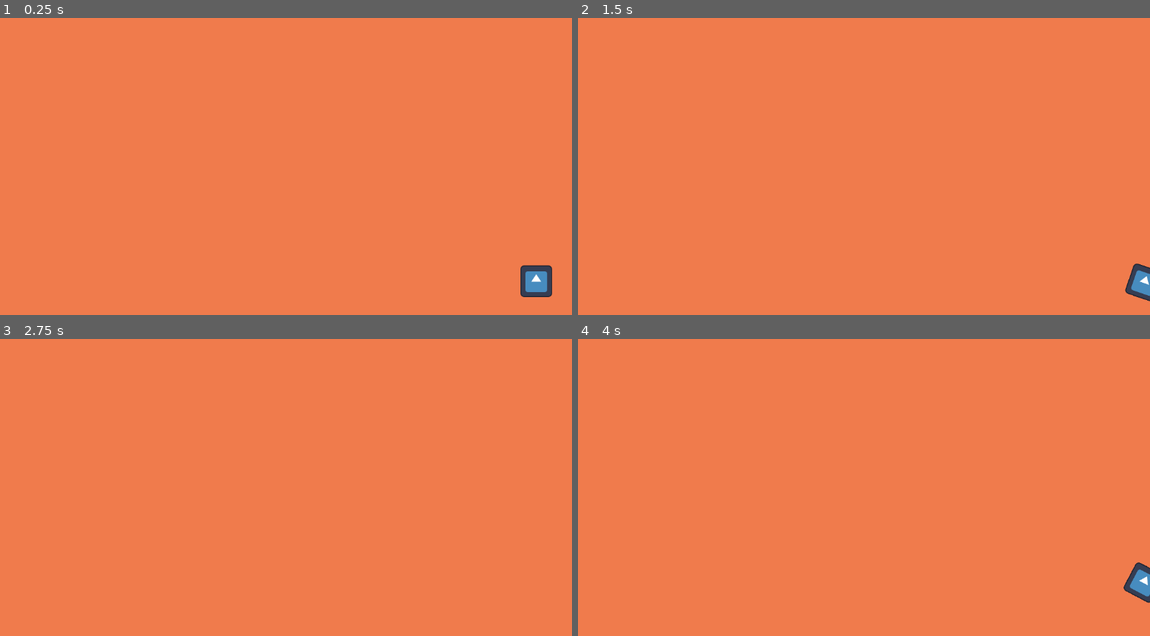
Above: before the commit, frames 1-4 (two rows, left to right).
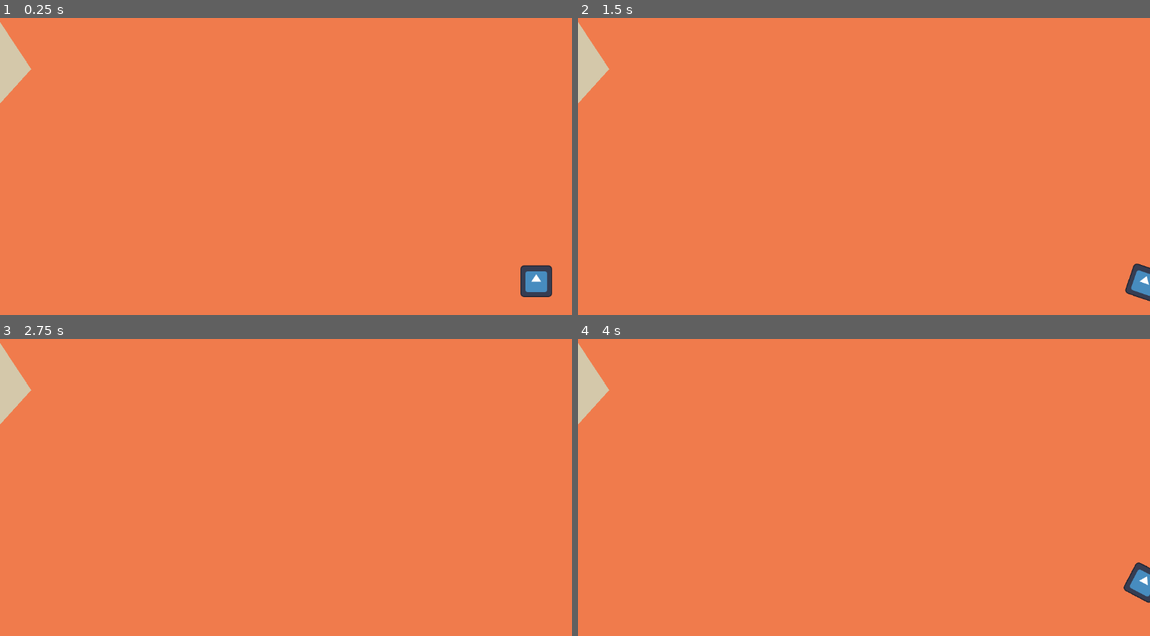
Above: after the commit, the same moments.

Repository: EnesCoder/Microscale
Game: Godot game, scene res://game.tscn
The game is run twice, just before and just after one commit, with the same random seed, the same clock (stepped at 60 frames per second) and the same inputs. The engine's default icon, where the game draws it, is replaced by a stand-in: a white triangle on a blue panel in a dark square.
Inputs (mouse positions are in pixels of both pictures, inside the frame that each line leads up to):
- Up to frame 1 (0.25 s): no input
- Up to frame 2 (1.5 s): tap Enter at 0.5 s; move the mouse to (1115, 282) at 0.52 s; hold D (right) 0.53-1.28 s; click (1115, 282) at 0.67 s; move the mouse to (749, 184) at 1.27 s; hold S (down) from 1.28 s (still down); click (749, 184) at 1.42 s
- Up to frame 3 (2.75 s): move the mouse to (343, 419) at 2.02 s; release S (down) at 2.03 s; hold D (right) from 2.03 s (still down); click (343, 419) at 2.17 s
- Up to frame 4 (4 s): tap Space (thrust) at 2.75 s; move the mouse to (835, 552) at 2.77 s; release D (right) at 2.78 s; hold Space (thrust) 2.78-3.53 s; click (835, 552) at 2.92 s; tap Enter at 3.5 s; move the mouse to (1035, 537) at 3.52 s; hold A (left) from 3.53 s (still down); click (1035, 537) at 3.67 s

The runs differ from the first frame. In frame 1, 0.8% of the frame differs, in the area x 0-6%, y 1-29%; in frame 2, 0.8%; in frame 3, 0.8%; in frame 4, 0.8%.

Commit message:
Danger
Added danger, if you hit a solid object too fast, than it will decrease you fragility. And fragility is also affected by your scale too. When you lose all your fragility, you are done. And also fixed a big "bug" that is about groups

Diff:
--- a/Microscale/camera.gd
+++ b/Microscale/camera.gd
@@ -13,10 +13,11 @@
 		#zoom += Vector2(380/dist.length(), 380/dist.length()) * delta
 		#if zoom.x > split_zoom_threshold:
 		#	zoomed_in = true
-		if where_to_zoom - global_position < Vector2.ONE*2:
+		if abs(where_to_zoom - global_position) < Vector2.ONE*4:
+			print("YES, IT IS ZOOMED IN PEOPLE!")
 			zoomed_in = true
 		await get_tree().create_timer(delta).timeout
-	await get_tree().create_timer(1.0).timeout
+	await get_tree().create_timer(0.6).timeout
 	while zoomed_in:
 		global_position = lerp(global_position, initial_pos, delta*(dist.length()/200))
 		#zoom -= Vector2(2, 2) * delta
--- /dev/null
+++ b/Microscale/dead_cell_particles.tscn
@@ -0,0 +1,25 @@
+[gd_scene load_steps=2 format=3 uid="uid://buy6j7i22ls6o"]
+
+[sub_resource type="ParticleProcessMaterial" id="ParticleProcessMaterial_rxux2"]
+emission_shape = 1
+emission_sphere_radius = 10.0
+particle_flag_disable_z = true
+direction = Vector3(0, 0, 0)
+spread = 180.0
+gravity = Vector3(0, 0, 0)
+initial_velocity_min = 10.0
+initial_velocity_max = 78.17
+angular_velocity_min = 10.0
+angular_velocity_max = 60.84
+orbit_velocity_min = 0.0
+orbit_velocity_max = 0.0
+linear_accel_min = 11.27
+linear_accel_max = 18.31
+scale_min = 5.0
+scale_max = 5.0
+color = Color(0.321569, 0.713726, 1, 1)
+
+[node name="GPUParticles2D" type="GPUParticles2D"]
+amount = 13
+process_material = SubResource("ParticleProcessMaterial_rxux2")
+lifetime = 0.7
--- a/Microscale/game.gd
+++ b/Microscale/game.gd
@@ -1,7 +1,29 @@
 extends Node2D
 
+var cell_group = []
+var dead_cell_particles = preload("res://dead_cell_particles.tscn")
+var create_dc_particles = false
+var dc_particles_pos : Vector2
+var dcp : GPUParticles2D
+
 func _ready():
-	Global.first_cell = get_node("Player")
+	dcp = dead_cell_particles.instantiate()
+	dcp.emitting = false
+	add_child(dcp)
 
-func _process(delta):
-	pass
+func _process(_delta):
+	for c in cell_group:
+		print(cell_group.size())
+		if c != null and c.fragility <= 0:
+			dc_particles_pos = c.global_position
+			create_dc_particles = true
+			c.remove_from_group("Player_cells")
+			c.queue_free()
+
+	if create_dc_particles:
+		dcp.global_position = dc_particles_pos
+		dcp.emitting = true
+		dcp.one_shot = true
+		await get_tree().create_timer(1.0).timeout
+		dcp.emitting = false
+		create_dc_particles = false
--- a/Microscale/game.tscn
+++ b/Microscale/game.tscn
@@ -33,7 +33,7 @@
 [node name="Game" type="Node2D"]
 script = ExtResource("1_yb2qq")
 
-[node name="Player" parent="." groups=["Player_cells"] instance=ExtResource("1_musse")]
+[node name="Player" parent="." instance=ExtResource("1_musse")]
 position = Vector2(504, 227)
 angular_damp = 20.0
 
@@ -60,6 +60,7 @@
 vertical_alignment = 1
 
 [node name="TextEdit" type="TextEdit" parent="Camera2D/SplitScalePanel"]
+layout_mode = 0
 offset_left = 87.0
 offset_top = 66.0
 offset_right = 213.0
@@ -78,4 +79,16 @@
 [node name="UIManager" type="Node" parent="."]
 script = ExtResource("4_kn80r")
 
+[node name="Obstacle" type="StaticBody2D" parent="."]
+position = Vector2(-746, -282)
+rotation = 1.28805
+metadata/_edit_group_ = true
+
+[node name="Polygon2D" type="Polygon2D" parent="Obstacle"]
+color = Color(0.831373, 0.784314, 0.666667, 1)
+polygon = PackedVector2Array(-81, 135, 59, 319, 253, 91, 303, -17, 217, -81, 143, -201, -63, -137, -161, -55, -9, -1, -217, 69)
+
+[node name="CollisionPolygon2D" type="CollisionPolygon2D" parent="Obstacle"]
+polygon = PackedVector2Array(-160, -53, -65, -137, 141, -199, 221, -76, 301, -18, 248, 100, 61, 320, -82, 132, -217, 68, -16, 0)
+
 [connection signal="pressed" from="Camera2D/SplitScalePanel/Button" to="UIManager" method="_on_button_pressed"]
--- a/Microscale/global.gd
+++ b/Microscale/global.gd
@@ -1,3 +1 @@
 extends Node
-
-var first_cell : RigidBody2D
--- a/Microscale/player.gd
+++ b/Microscale/player.gd
@@ -2,18 +2,21 @@
 
 @export var move_force = 100
 @export var thrust_force = 220
+@export var fragility = 20
+@export var harming_vel_threshold = 200
 var mouse_pos : Vector2
 var can_thrust = true
 var splitting = false
 var rotation_force : Vector2
 var mouse_in = false
 var split = false
-@onready var cell_group = get_tree().get_nodes_in_group("Player_cells")
+@onready var cell_group = get_parent().cell_group
 @onready var meant_scale = $Sprite2D.scale.x
 @onready var ui_holder = $UIHolder
+var dead_cell_particles = preload("res://dead_cell_particles.tscn")
 
 func _ready():
-	add_to_group("Player_cells")
+	get_parent().cell_group.push_back(self)
 
 	ui_holder.visible = false
 
@@ -22,6 +25,8 @@
 	var rot_rand2 = randi_range(move_force/min_force_dvdr, move_force)
 	rotation_force = Vector2(randi_range(rot_rand1, rot_rand2), randi_range(rot_rand1, rot_rand2))
 
+	fragility *= meant_scale
+
 func Rotate_physically(force, delta):
 	const rot_dvdr = 12
 	angular_velocity -= (force.x/rot_dvdr + force.y/(rot_dvdr-7)) * delta
@@ -30,18 +35,22 @@
 	$Sprite2D.scale += scalar
 	$CollisionShape2D.scale += scalar
 	$CollisionChecker.scale += scalar
+	var initial_m_scl = meant_scale
 	meant_scale = $Sprite2D.scale.x
+	fragility /= initial_m_scl / meant_scale
 
 func Scale_to(new_scale : Vector2):
 	$Sprite2D.scale = new_scale
 	$CollisionShape2D.scale = new_scale
 	$CollisionChecker.scale = new_scale
+	fragility *= new_scale.x / meant_scale
 	meant_scale = $Sprite2D.scale.x
 
 func Reset_cells_vel():
 	for cell in cell_group:
-		cell.linear_velocity = Vector2.ZERO
-		cell.angular_velocity = 0
+		if cell != null:
+			cell.linear_velocity = Vector2.ZERO
+			cell.angular_velocity = 0
 
 func Split(delta):
 	# setup
@@ -68,10 +77,10 @@
 	# create the new cell
 	var new_cell = duplicate()
 	new_cell.z_index = -1
+	new_cell.get_node("CollisionShape2D").disabled = true
+	get_parent().add_child(new_cell)
 	new_cell.Scale_to(Vector2(split_scalar, split_scalar))
-	new_cell.get_node("CollisionShape2D").disabled = true
-	print(new_cell.get_node("Sprite2D").scale)
-	get_parent().add_child(new_cell)
+	new_cell.fragility *= 2
 
 	# wait a bit
 	await get_tree().create_timer(0.7).timeout
@@ -84,7 +93,7 @@
 		new_cell.global_position += Vector2(delta * split_dist*initial_m_scale, 0)
 		await get_tree().create_timer(delta).timeout
 
-	if meant_scale < initial_m_scale-split_scalar: Scale_to(Vector2(initial_m_scale-split_scalar, initial_m_scale-split_scalar))
+	if meant_scale != initial_m_scale-split_scalar: Scale_to(Vector2(initial_m_scale-split_scalar, initial_m_scale-split_scalar))
 
 	# creating the joint
 	var connection_j = DampedSpringJoint2D.new()
@@ -108,24 +117,38 @@
 	var thrust_dir = (mouse_pos - global_position).normalized()
 	apply_impulse(thrust_dir * thrust_force)
 
-func Get_min_coords(objects):
-	var min_y = objects[0].y
-	var min_x = objects[0].x
+func Get_min_coorded_objs(objects):
+	var min_y_obj = objects[0]
+	var min_x_obj = objects[0]
 	for o in objects:
-		if o.y < min_y: min_y = o.y
-		if o.x < min_x: min_x = o.x
-	return Vector2(min_x, min_y)
-
-func Get_max_coords(objects):
-	var max_y = objects[0].y
-	var max_x = objects[0].x
+		if o != null:
+			if o.global_position.y < min_y_obj.global_position.y: min_y_obj = o
+			if o.global_position.x < min_x_obj.global_position.x: min_x_obj = o
+	return [min_x_obj, min_y_obj]
+
+func Get_max_coorded_objs(objects):
+	var max_y_obj = objects[0]
+	var max_x_obj = objects[0]
 	for o in objects:
-		if o.y > max_y: max_y = o.y
-		if o.x > max_x: max_x = o.x
-	return Vector2(max_x, max_y)
-
-func Transform_organism():
-	pass
+		if o != null:
+			if o.global_position.y > max_y_obj.global_position.y: max_y_obj = o
+			if o.global_position.x > max_x_obj.global_position.x: max_x_obj = o
+	return [max_x_obj, max_y_obj]
+
+func Transform_organism(): # TODO: fix this idiot
+	var poly = Polygon2D.new()
+	var mins = Get_min_coorded_objs(cell_group)
+	var maxes = Get_max_coorded_objs(cell_group)
+	var points = [
+		Vector2(mins[0].global_position.x, mins[0].global_position.y),
+		Vector2(mins[1].global_position.x, mins[1].global_position.y),
+		Vector2(maxes[0].global_position.x, maxes[0].global_position.y),
+		Vector2(maxes[1].global_position.x, maxes[1].global_position.y),
+	]
+	poly.set_polygon(points)
+	poly.color = Color(0.5, 0.2, 0.7)
+	poly.z_index = 10
+	add_child(poly)
 
 func _input(event):
 	if event is InputEventMouseButton:
@@ -135,13 +158,18 @@
 				ui_holder.visible = not ui_holder.visible
 				print(name)
 				for c in cell_group:
-					if c != self: c.ui_holder.visible = false
+					if c != null and c != self: c.ui_holder.visible = false
 			#elif ui_holder.visible:
 			#	ui_holder.visible = false
 
 func _process(_delta):
+	print("cell "+name+" vel: "+str(linear_velocity.length()))
+	print("cell "+name+" fragility: "+str(fragility))
+
+	var cell_group = get_parent().cell_group
+
 	mouse_pos = get_parent().get_node("Camera2D").get_global_mouse_position()
-	Transform_organism()
+
 	ui_holder.global_rotation = 0
 	$UIHolder/CellInfo.set_item_text(0, "Scale: "+str(meant_scale*10)+" µm")
 
@@ -150,7 +178,7 @@
 	var force = move_dir * move_force
 	var can_move = true
 	for c in cell_group:
-		if c.splitting:
+		if c != null and c.splitting:
 			can_move = false
 			break
 	if can_move:
@@ -170,7 +198,8 @@
 	can_thrust = true
 
 func _on_collision_checker_body_entered(body):
-	pass
+	if not body.is_in_group("Player_cells") and linear_velocity.length() > harming_vel_threshold: # this means it is not a cell of ours
+		fragility -= (linear_velocity.length() - harming_vel_threshold)/10
 
 func _on_collision_checker_body_exited(body):
 	pass
--- a/Microscale/player.tscn
+++ b/Microscale/player.tscn
@@ -7,7 +7,7 @@
 size = Vector2(124, 120)
 
 [sub_resource type="RectangleShape2D" id="RectangleShape2D_biycm"]
-size = Vector2(298.042, 136)
+size = Vector2(315.574, 144)
 
 [sub_resource type="Theme" id="Theme_uqshy"]
 default_font_size = 15
